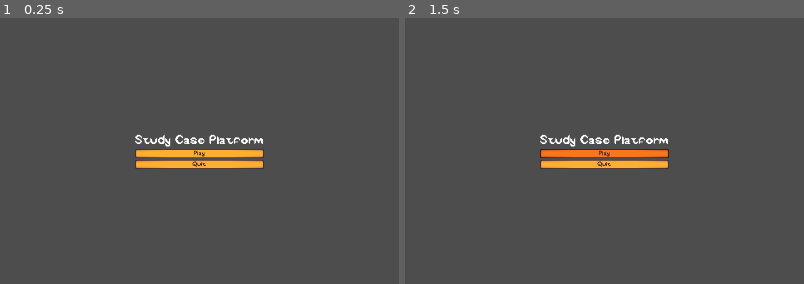
Above: before the commit, frames 1-2 (left to right).
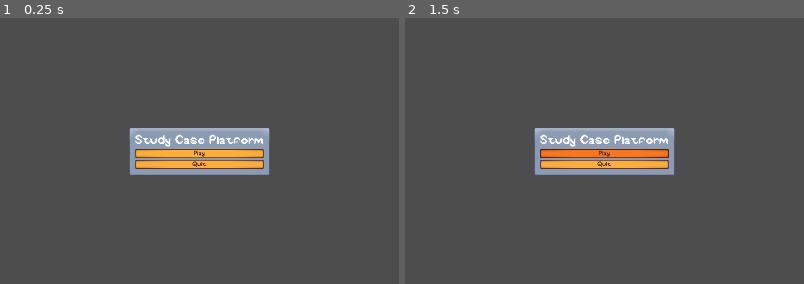
Above: after the commit, the same moments.

Repository: mendri/new_game_plataforma
Game: Godot game, scene res://scenes/ui/main_menu.tscn
Same seed, same stepped clock (60 frames per second), same inputs: the game is played once before the commit and once after it. This scene is started directly instead of the project's main scene.
Inputs:
- Up to frame 1 (0.25 s): no input
- Up to frame 2 (1.5 s): click "Play" at 0.5 s; click "Play" at 1.25 s
The pictures show only the part of the screen within x 25-75%, y 25-75%; the shares and areas given below are measured in that part.

The runs differ from the first frame. In frame 1, 3.8% of the frame differs, in the area x 32-68%, y 41-60%; in frame 2, 3.8%.

Commit message:
feat: adiciona tema para PanelContainer

Diff:
--- a/study-case-platform/resources/theme/theme.tres
+++ b/study-case-platform/resources/theme/theme.tres
@@ -37,6 +37,18 @@
 region_rect = Rect2(20, 20, 8, 8)
 modulate_color = Color(0.978904, 0.509706, 0.275612, 1)
 
+[sub_resource type="StyleBoxTexture" id="StyleBoxTexture_j4h2o"]
+texture = ExtResource("1_8n3oo")
+texture_margin_left = 3.0
+texture_margin_top = 3.0
+texture_margin_right = 3.0
+texture_margin_bottom = 3.0
+expand_margin_left = 12.0
+expand_margin_top = 12.0
+expand_margin_right = 12.0
+expand_margin_bottom = 12.0
+region_rect = Rect2(1, 1, 14, 14)
+
 [resource]
 default_font = ExtResource("1_8tjqa")
 default_font_size = 16
@@ -49,3 +61,4 @@
 Button/styles/hover = SubResource("StyleBoxTexture_8n3oo")
 Button/styles/normal = SubResource("StyleBoxTexture_orw62")
 Button/styles/pressed = SubResource("StyleBoxTexture_56c54")
+PanelContainer/styles/panel = SubResource("StyleBoxTexture_j4h2o")
--- a/study-case-platform/scenes/ui/main_menu.tscn
+++ b/study-case-platform/scenes/ui/main_menu.tscn
@@ -11,21 +11,27 @@
 grow_horizontal = 2
 grow_vertical = 2
 
-[node name="VBoxContainer" type="VBoxContainer" parent="MarginContainer"]
+[node name="PanelContainer" type="PanelContainer" parent="MarginContainer"]
 layout_mode = 2
 size_flags_horizontal = 4
 size_flags_vertical = 4
 
-[node name="Label" type="Label" parent="MarginContainer/VBoxContainer"]
+[node name="VBoxContainer" type="VBoxContainer" parent="MarginContainer/PanelContainer"]
+layout_mode = 2
+size_flags_horizontal = 4
+size_flags_vertical = 4
+theme_override_constants/separation = 4
+
+[node name="Label" type="Label" parent="MarginContainer/PanelContainer/VBoxContainer"]
 layout_mode = 2
 theme_override_font_sizes/font_size = 32
 text = "Study Case Platform"
 
-[node name="PlayButton" parent="MarginContainer/VBoxContainer" instance=ExtResource("1_sl1te")]
+[node name="PlayButton" parent="MarginContainer/PanelContainer/VBoxContainer" instance=ExtResource("1_sl1te")]
 layout_mode = 2
 text = "Play
 "
 
-[node name="QuitButton" parent="MarginContainer/VBoxContainer" instance=ExtResource("1_sl1te")]
+[node name="QuitButton" parent="MarginContainer/PanelContainer/VBoxContainer" instance=ExtResource("1_sl1te")]
 layout_mode = 2
 text = "Quit"
Not shown: 1 places in study-case-platform/resources/theme/theme.tres that only renumber resources
